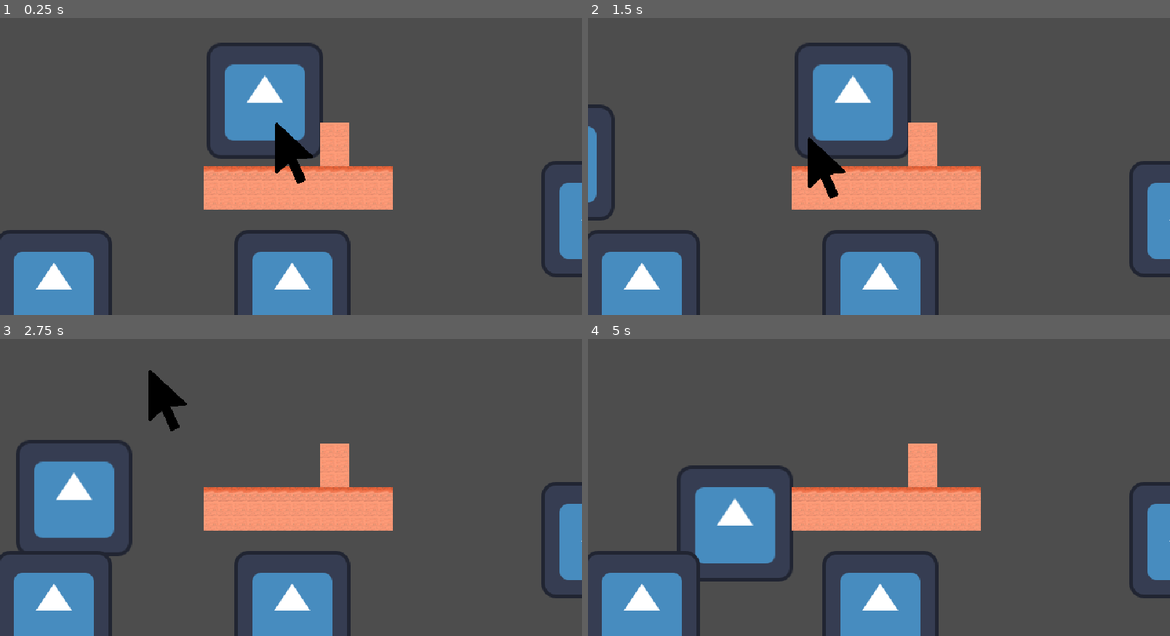
Above: before the commit, frames 1-4 (two rows, left to right).
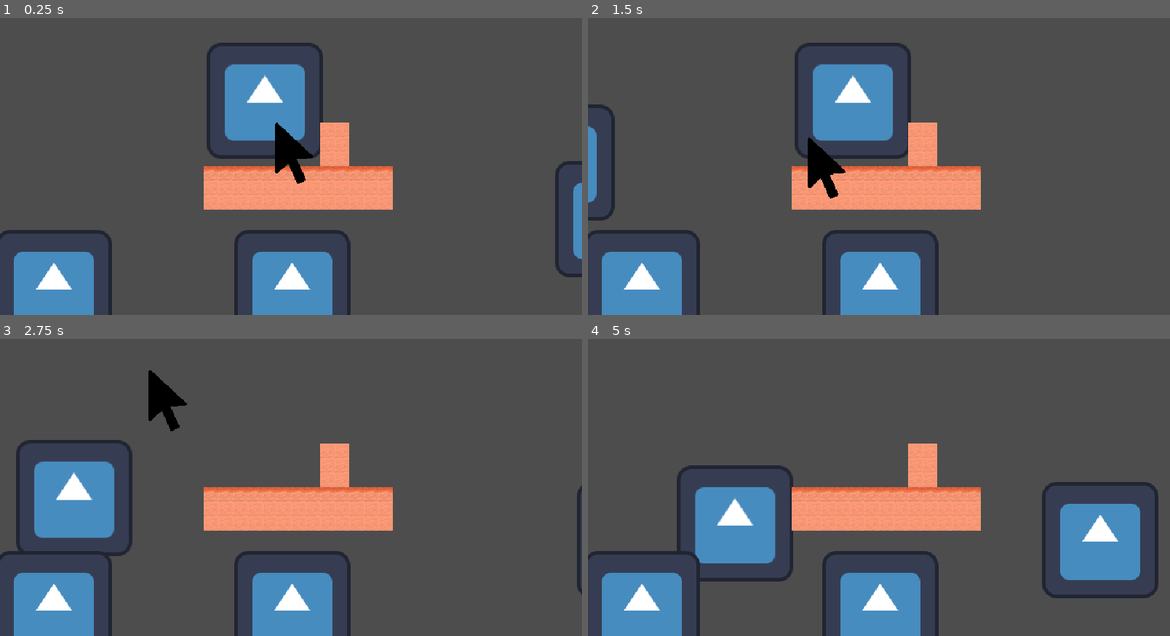
Above: after the commit, the same moments.

Repository: LeResteDuMonde/GameJamPSU
Game: Godot game, scene res://scene/Main.tscn
The game is run twice, just before and just after one commit, with the same random seed, the same clock (stepped at 60 frames per second) and the same inputs. The engine's default icon, where the game draws it, is replaced by a stand-in: a white triangle on a blue panel in a dark square.
Inputs (mouse positions are in pixels of both pictures, inside the frame that each line leads up to):
- Up to frame 1 (0.25 s): no input
- Up to frame 2 (1.5 s): move the mouse to (1007, 133) at 0.52 s; hold D (right) from 0.53 s (still down); click (1007, 133) at 0.6 s; tap Space (jump) at 0.77 s; move the mouse to (762, 166) at 1.27 s; click (762, 166) at 1.35 s
- Up to frame 3 (2.75 s): tap Space (jump) at 1.52 s; move the mouse to (349, 401) at 2.02 s; release D (right) at 2.03 s; hold Q (left) from 2.03 s (still down); click (349, 401) at 2.1 s
- Up to frame 4 (5 s): move the mouse to (849, 537) at 2.77 s; release Q (left) at 2.78 s; hold D (right) 2.78-4.28 s; click (849, 537) at 2.85 s; tap Space (jump) at 3.02, 3.77, 4.52 s; move the mouse to (1053, 520) at 3.52 s; click (1053, 520) at 3.6 s; move the mouse to (704, 422) at 4.27 s; hold Q (left) from 4.28 s (still down); click (704, 422) at 4.35 s

The runs differ from the first frame. In frame 1, 1.2% of the frame differs, in the area x 93-100%, y 48-88%; in frame 2, 1.4%; in frame 3, 1.4%; in frame 4, 5.3%, in the area x 78-100%, y 48-88%.
Error before the commit: Parse Error: Assignment is not allowed inside an expression. (res://script/movingPlatform.gd:24)

Commit message:
moving platform

Diff:
--- a/script/movingPlatform.gd
+++ b/script/movingPlatform.gd
@@ -21,8 +21,8 @@
 
 func delete():
 	print_debug("delete the moving platform")
-	if deleteNumber=1:
+	if deleteNumber==2:
 		queue_free()
 	else:
-		deleteNumber=1
+		deleteNumber+=1
 		speed=0
